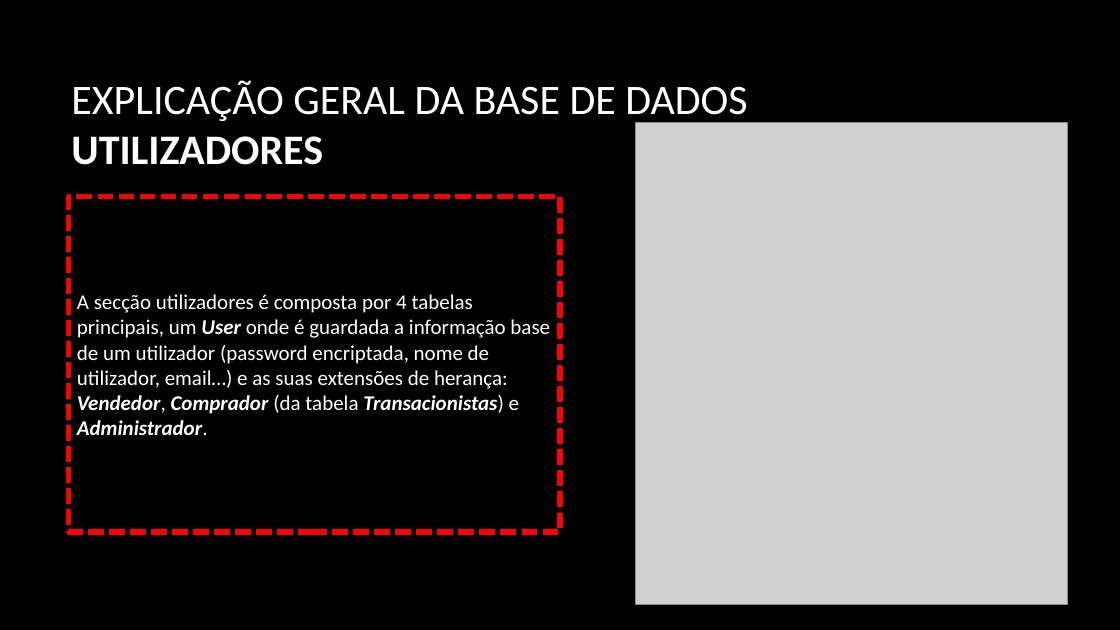
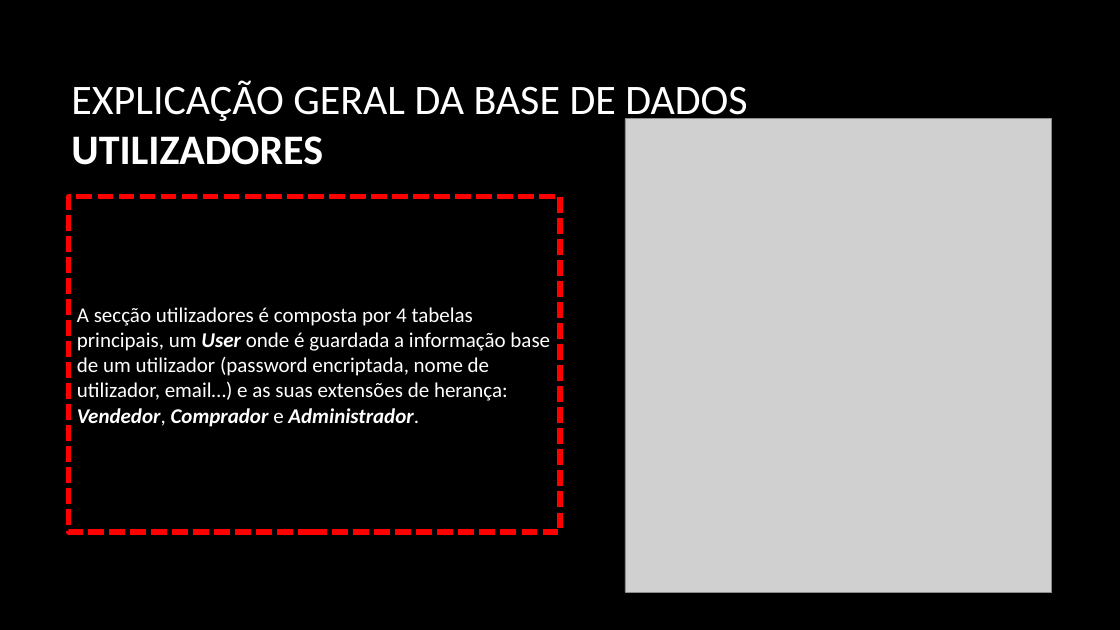
Before and after one commit to PolpEdu/Trabalho-Pr-ticpo, a slide deck: slide 5 of Trabalho prático.pptx. Drawn at 1120x630 pixels with LibreOffice and Linux fonts; fonts in the diff are those of the drawing; grey boxes stand for pictures; background and template pictures are left out. Boxes give left, top, right and bottom in pixels: in the first picture for what was removed or moved away, otherwise in the second. Text is boxed around its words. In the diff, an @@ line names an element or a change of style, - is before the commit and + after.

```diff
--- a/Trabalho prático.pptx
+++ b/Trabalho prático.pptx
@@ picture: place and size @@
-picture at (636,123,1069,604)
+picture at (625,118,1052,592)
@@ text in rectangle at (77,307,550,427): text changed @@
-A secção utilizadores é composta por 4 tabelas principais, um User onde é guardada a informação base de um utilizador (password encriptada, nome de utilizador, email…) e as suas extensões de herança: Vendedor, Comprador (da tabela Transacionistas) e Administrador.
+A secção utilizadores é composta por 4 tabelas principais, um User onde é guardada a informação base de um utilizador (password encriptada, nome de utilizador, email…) e as suas extensões de herança: Vendedor, Comprador e Administrador.
```
Also in this commit, not shown: 10 other slides changed, 3 slides added, 4 other files.
